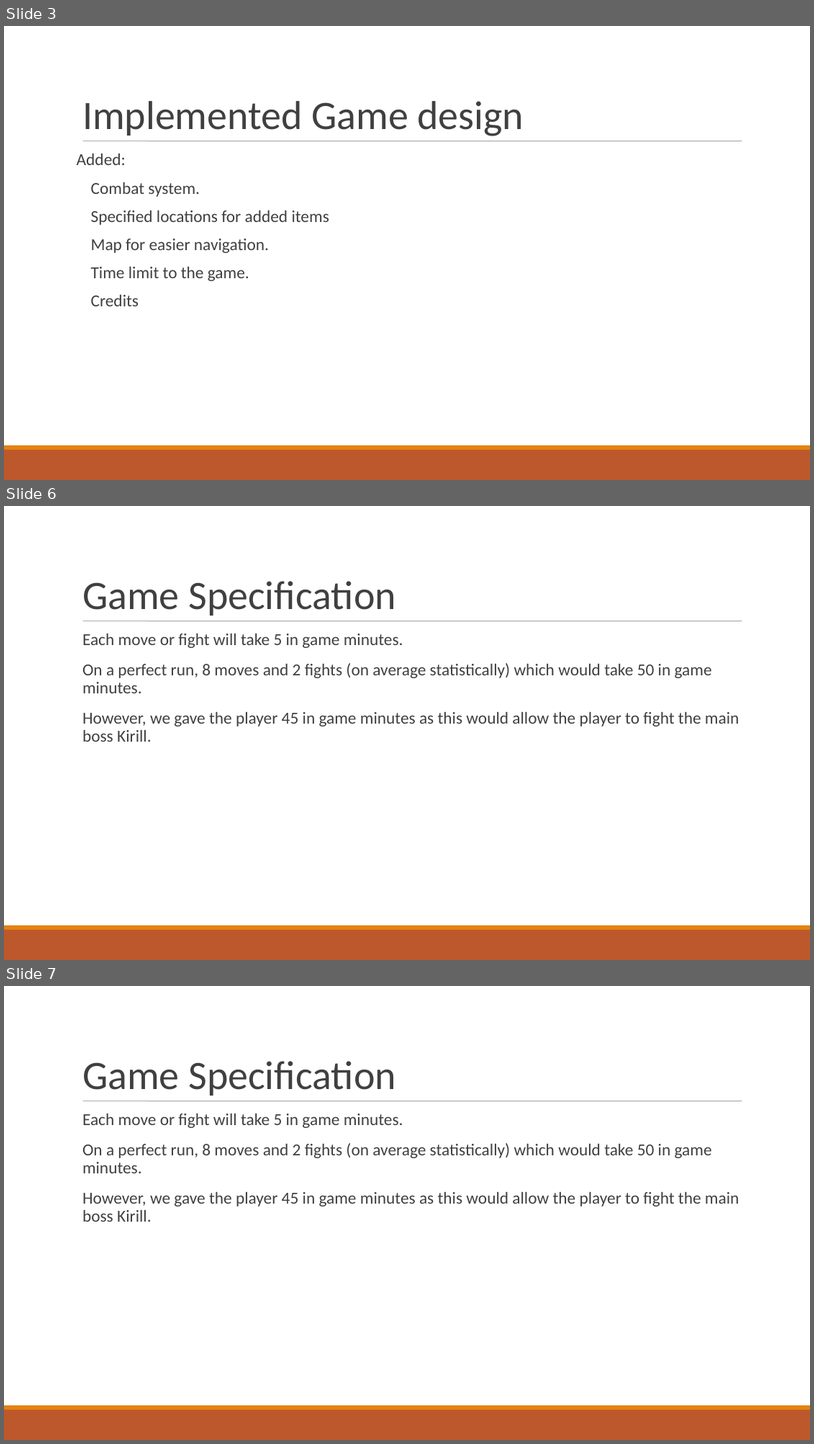
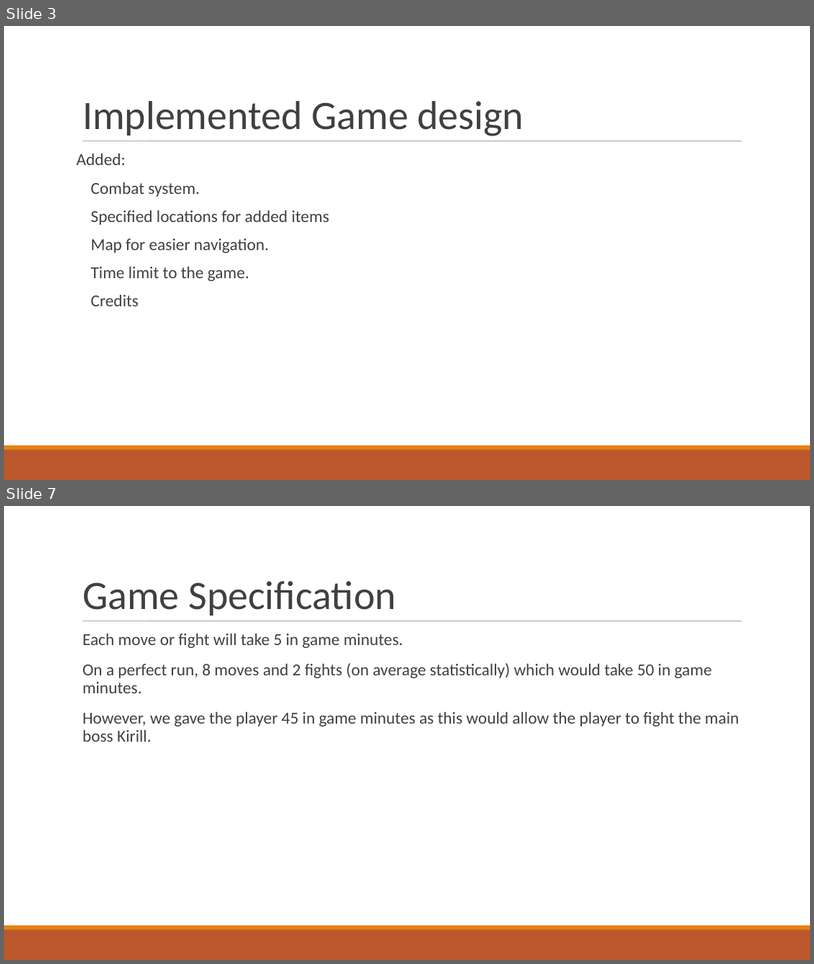
Before and after one commit to IanC95/Lab5, a slide deck: powerpoint.ppt. Shown one above the other, each under a label of ours: slides 3, 6 and 7 before the commit, slides 3 and 7 after it; the slides between them are not shown. The pictures are 814x1444 and 814x964 pixels, drawn with LibreOffice and Linux fonts; fonts in the diff are those of the drawing. Boxes give left, top, right and bottom in pixels: in the first picture for what was removed or moved away, otherwise in the second. Text is boxed around its words. In the diff, an @@ line names an element or a change of style, - is before the commit and + after.

```diff
--- a/powerpoint.ppt
+++ b/powerpoint.ppt
@@ slide 6 removed at box(4, 506, 810, 960), background #FFFFFF; not listed: 3 template elements that a slide beside it also shows @@
@@ title removed at box(82, 581, 396, 615) @@
-Game Specification
@@ text removed at box(82, 633, 739, 741) @@
-  Each move or fight will take 5 in game minutes.
-  On a perfect run, 8 moves and 2 fights (on average statistically) which would take 50 in game minutes.
-  However, we gave the player 45 in game minutes as this would allow the player to fight the main boss Kirill.
```
Also in this commit, not shown: 5 slides changed, 1 slide added.
